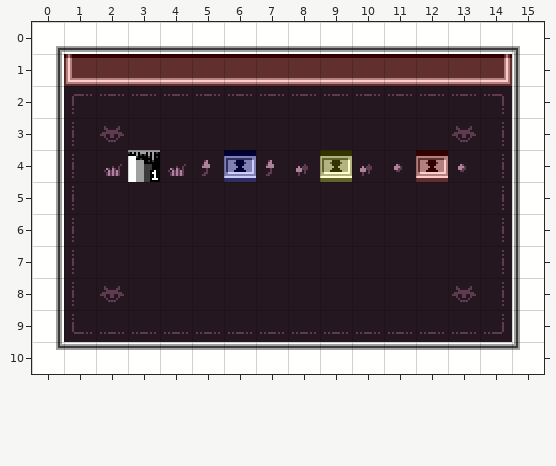
An edit to a level. Tiled map, art/rooms/HubWarpChamber.tmx. Above: the version before the commit.
Cells are 16x16 px. Shown: x 0..15, y 0..10.
The same view after the edit:
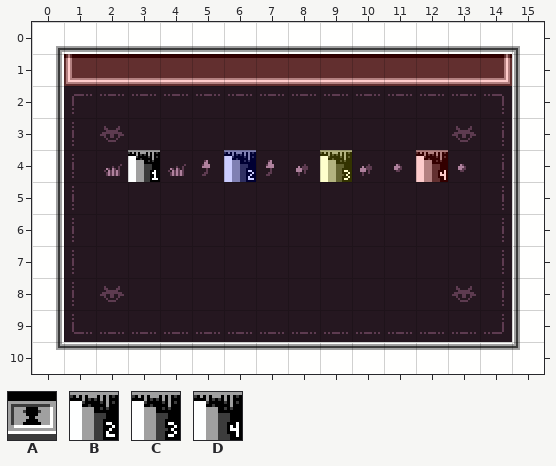
Key: from "MapTiles": A 9 "map"; from "TechnicalTiles": B 33 "exit", C 34 "exit", D 35 "exit".
_ is an empty cell.
Tiles replaced or removed in this view: A.
Changes in this commit:
Changed rows in their new state; . is an unchanged cell.
Layer "Base":
first column x 6:
 4 B..C..D
Boxes around the changes in both pictures, in picture pixels (x1, y1, x2, y2):
changed: (224, 150, 256, 182)
changed: (320, 150, 352, 182)
changed: (416, 150, 448, 182)
